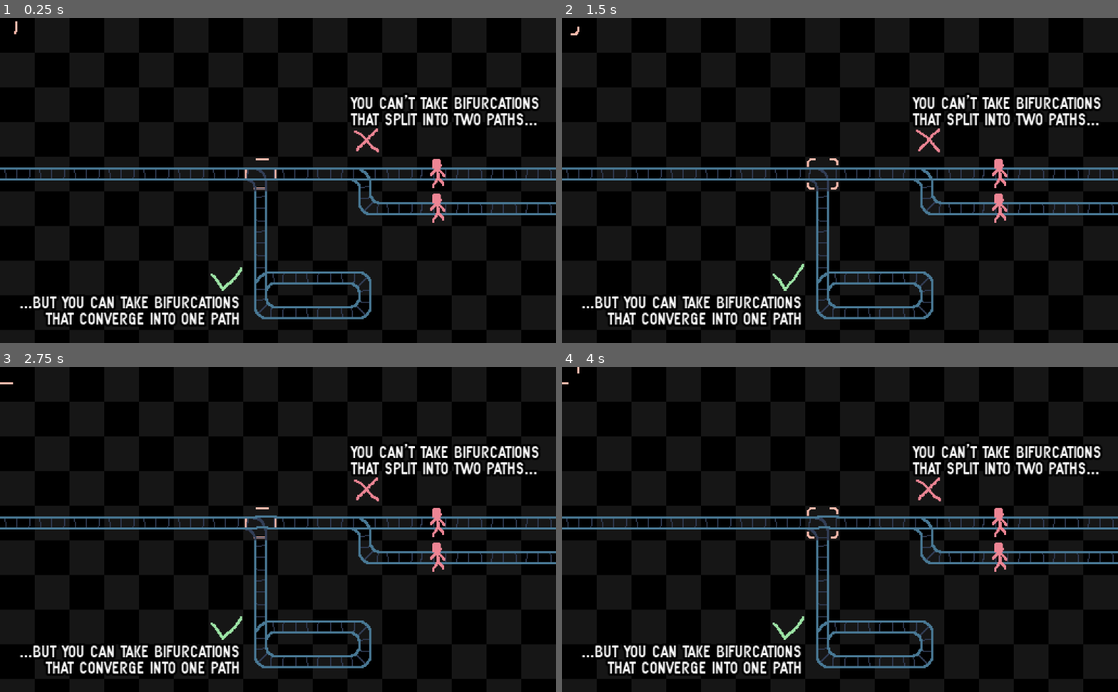
Above: before the commit, frames 1-4 (two rows, left to right).
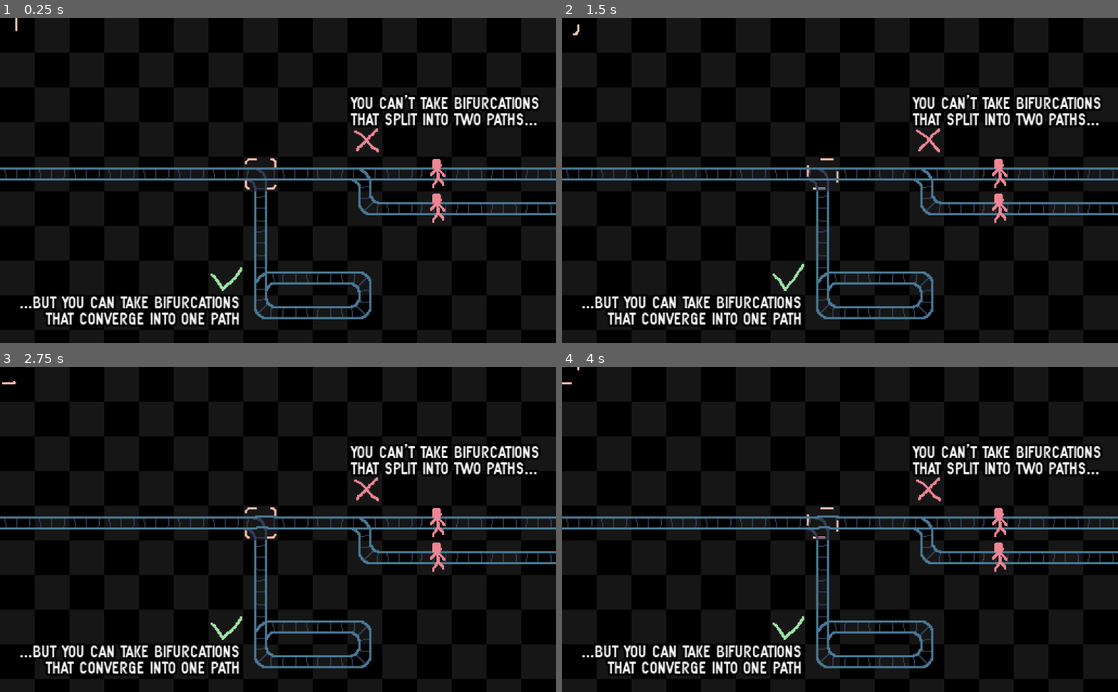
Above: after the commit, the same moments.

Repository: albertnez/ld50
Game: Godot game, scene res://scenes/levels/tutorial/bifurcation_direction.tscn
Same seed, same stepped clock (60 frames per second), same inputs: the game is played once before the commit and once after it. This scene is started directly instead of the project's main scene.
Inputs (mouse positions are in pixels of both pictures, inside the frame that each line leads up to):
- Up to frame 1 (0.25 s): no input
- Up to frame 2 (1.5 s): tap Enter (restart) at 0.5 s; move the mouse to (962, 164) at 0.52 s; hold Right (ui_right) 0.53-1.28 s; move the mouse to (728, 196) at 1.27 s; hold Down (ui_down) from 1.28 s (still down)
- Up to frame 3 (2.75 s): move the mouse to (333, 458) at 2.02 s; release Down (ui_down) at 2.03 s; hold Right (ui_right) from 2.03 s (still down)
- Up to frame 4 (4 s): tap Enter (restart) at 2.75 s; move the mouse to (812, 594) at 2.77 s; release Right (ui_right) at 2.78 s; hold F (fast_forward) 2.78-3.53 s; move the mouse to (1006, 578) at 3.52 s; hold Left (ui_left) from 3.53 s (still down)

The runs differ from the first frame. In frame 1, 0.1% of the frame differs, in the area x 2-50%, y 0-53%; in frame 2, 0.1%; in frame 3, 0.1%; in frame 4, 0.1%.

Commit message:
Fix lots of debugger warnings

Diff:
--- a/project.godot
+++ b/project.godot
@@ -52,6 +52,10 @@
 
 EventBus="*res://scenes/event_bus.gd"
 GlobalState="*res://scenes/global_state.gd"
+
+[debug]
+
+gdscript/warnings/unused_signal=false
 
 [display]
 
--- a/scenes/audio_controller.gd
+++ b/scenes/audio_controller.gd
@@ -8,12 +8,13 @@
 
 # Called when the node enters the scene tree for the first time.
 func _ready() -> void:
-	EventBus.connect("level_completed", $LevelUpPlayer, "play")
-	EventBus.connect("level_restart", $ClickPlayer, "play")
-	EventBus.connect("toggle", $TogglePlayer, "play")
-	EventBus.connect("person_crashed", $CrashPlayer, "play")
-	EventBus.connect("trolley_crashed", $CrashPlayer, "play")
-	EventBus.connect("trolley_killed_someone", $CrashPlayer, "play")
-	EventBus.connect("trolley_crash_with_trolley", $CrashPlayer, "play")
+	var _u = null  # Unused
+	_u = EventBus.connect("level_completed", $LevelUpPlayer, "play")
+	_u = EventBus.connect("level_restart", $ClickPlayer, "play")
+	_u = EventBus.connect("toggle", $TogglePlayer, "play")
+	_u = EventBus.connect("person_crashed", $CrashPlayer, "play")
+	_u = EventBus.connect("trolley_crashed", $CrashPlayer, "play")
+	_u = EventBus.connect("trolley_killed_someone", $CrashPlayer, "play")
+	_u = EventBus.connect("trolley_crash_with_trolley", $CrashPlayer, "play")
 
 	pass # Replace with function body.
--- a/scenes/event_bus.gd
+++ b/scenes/event_bus.gd
@@ -14,7 +14,7 @@
 signal trolley_crash_with_trolley()
 signal level_restart()
 signal new_level_waiting_for_trolley(seconds)
-signal trolley_created()
+signal trolley_created_later()
 signal person_crashed()
 signal toggle()
 signal level_completed()
--- a/scenes/levels/tutorial/bifurcation_direction.tscn
+++ b/scenes/levels/tutorial/bifurcation_direction.tscn
@@ -41,4 +41,7 @@
 current = false
 
 [node name="ActionHoverIndicator" parent="." index="5"]
-frame = 6
+frame = 5
+
+[node name="LevelTileHintSprite" parent="." index="7"]
+frame = 3
--- a/scenes/levels/tutorial/first_loop.tscn
+++ b/scenes/levels/tutorial/first_loop.tscn
@@ -20,7 +20,7 @@
 current = false
 
 [node name="ActionHoverIndicator" parent="." index="5"]
-frame = 1
+frame = 5
 
 [node name="LevelTileHintSprite" parent="." index="7"]
-frame = 9
+frame = 5
--- a/scenes/levels/tutorial/move_and_toggle.tscn
+++ b/scenes/levels/tutorial/move_and_toggle.tscn
@@ -32,7 +32,7 @@
 align = 1
 
 [node name="ActionHoverIndicator" parent="." index="5"]
-frame = 2
+frame = 4
 
 [node name="LevelTileHintSprite" parent="." index="7"]
 frame = 5
--- a/scenes/main_menu_handler.gd
+++ b/scenes/main_menu_handler.gd
@@ -7,7 +7,7 @@
 const MAIN_MENU_SCENE = preload("res://scenes/ui/menu.tscn")
 
 func _ready() -> void:
-	EventBus.connect("change_menu_scene", self, "_on_EventBus_change_menu_scene")
+	var _unused = EventBus.connect("change_menu_scene", self, "_on_EventBus_change_menu_scene")
 
 
 func _on_EventBus_change_menu_scene(target_scene: int, starting_level: int) -> void:
@@ -16,8 +16,10 @@
 			var world_scene : GameWorld = load("res://scenes/world.tscn").instance()
 			world_scene._current_level = starting_level
 			var new_pack := PackedScene.new()
-			new_pack.pack(world_scene)
-			get_tree().change_scene_to(new_pack)
+			if new_pack.pack(world_scene) != OK:
+				print("Error unpacking world_scene")
+			if get_tree().change_scene_to(new_pack) != OK:
+				print("Error changing scene to world_scene")
 		EventBus.TargetMenuScene.LEVEL_SELECT:
 			_current_menu_node.queue_free()
 			_current_menu_node = LEVEL_SELECT_SCENE.instance()
--- a/scenes/player.gd
+++ b/scenes/player.gd
@@ -13,7 +13,7 @@
 
 
 func _ready() -> void:
-	EventBus.connect("level_restart", self, "_on_Eventbus_level_restart")
+	var _unused = EventBus.connect("level_restart", self, "_on_Eventbus_level_restart")
 
 
 func set_toggle_is_visible(visible: bool) -> void:
--- a/scenes/tilemap.gd
+++ b/scenes/tilemap.gd
@@ -24,10 +24,10 @@
 	var pos: Vector2
 	var dir: Vector2
 
-	func _init(world_pos: Vector2, pos: Vector2, dir: Vector2):
-		self.world_pos = world_pos
-		self.pos = pos
-		self.dir = dir
+	func _init(new_world_pos: Vector2, new_pos: Vector2, new_dir: Vector2):
+		world_pos = new_world_pos
+		pos = new_pos
+		dir = new_dir
 
 # Array of TrolleySetup
 var _trolley_strarting_setup := []
@@ -186,10 +186,10 @@
 
 
 func _visited_cell_from_pos(pos: Vector2, from_dir: Vector2) -> VisitedCell:
-	var coord = get_cell_autotile_coord(pos.x, pos.y)
-	var x_flipped = is_cell_x_flipped(pos.x, pos.y)
-	var y_flipped = is_cell_y_flipped(pos.x, pos.y)
-	var transposed = is_cell_transposed(pos.x, pos.y)
+	var coord = get_cell_autotile_coord(int(pos.x), int(pos.y))
+	var x_flipped = is_cell_x_flipped(int(pos.x), int(pos.y))
+	var y_flipped = is_cell_y_flipped(int(pos.x), int(pos.y))
+	var transposed = is_cell_transposed(int(pos.x), int(pos.y))
 	return VisitedCell.new(coord, x_flipped, y_flipped, transposed, from_dir)
 
 
@@ -205,7 +205,7 @@
 		_visited_cells.erase(make_visited_cell_key(pos, i))
 	for line in _line_drawers.get_children():
 		(line as LineDrawer).remove_points_until(_pos_to_tile_center_world(pos))
-	_indicator_tilemap.set_cell(pos.x, pos.y, -1)
+	_indicator_tilemap.set_cell(int(pos.x), int(pos.y), -1)
 
 
 # We asume this is only called by trolley
@@ -287,13 +287,12 @@
 
 func is_out_of_bounds(world_pos: Vector2) -> bool:
 	var pos := world_to_map(world_pos)
-	return get_cell(pos.x, pos.y) == -1
+	return get_cell(int(pos.x), int(pos.y)) == -1
 
 
 # Returns the next place to go, or INF if bogus
 func get_tile_next_pos(pos: Vector2, from_dir: Vector2) -> Vector2:
-	var tileset_ind = get_cell(pos.x, pos.y)
-	var coord := get_cell_autotile_coord(pos.x, pos.y)
+	var coord := get_cell_autotile_coord(int(pos.x), int(pos.y))
 	var options = []  # List of Array Pairs of directions that you can come from.
 	if coord_is_bifurcation(coord):
 		options.append_array(TILEMAP_ENDPOINT_DIRS[coord].duplicate(true))
@@ -316,11 +315,11 @@
 
 func _apply_dirs_transpose_rotation(dirs: Array, cell_pos: Vector2) -> void:
 	for i in dirs.size():
-		if is_cell_transposed(cell_pos.x, cell_pos.y):
+		if is_cell_transposed(int(cell_pos.x), int(cell_pos.y)):
 			dirs[i] = Vector2(dirs[i].y, dirs[i].x)
-		if is_cell_x_flipped(cell_pos.x, cell_pos.y):
+		if is_cell_x_flipped(int(cell_pos.x), int(cell_pos.y)):
 			dirs[i].x *= -1
-		if is_cell_y_flipped(cell_pos.x, cell_pos.y):
+		if is_cell_y_flipped(int(cell_pos.x), int(cell_pos.y)):
 			dirs[i].y *= -1
 
 
@@ -344,7 +343,7 @@
 func get_next_world_pos(tile_world_pos: Vector2, prev_tile_world_pos: Vector2 = Vector2.INF) -> Vector2:
 	var pos := world_to_map(tile_world_pos)
 	var prev_pos := world_to_map(prev_tile_world_pos)
-	var coord := get_cell_autotile_coord(pos.x, pos.y)
+	var coord := get_cell_autotile_coord(int(pos.x), int(pos.y))
 	var points = TILEMAP_ENDPOINT_DIRS[coord].duplicate(true)
 	var from_dir = get_from_dir(pos, prev_pos)
 
@@ -372,7 +371,7 @@
 
 func is_world_pos_a_toggable_tile(world_pos: Vector2) -> bool:
 	var pos := world_to_map(world_pos)
-	var coord := get_cell_autotile_coord(pos.x, pos.y)
+	var coord := get_cell_autotile_coord(int(pos.x), int(pos.y))
 	return is_autotile_coord_toggable(coord)
 
 
@@ -391,7 +390,7 @@
 	# Not sure what unset the camera.current
 	if not _camera.current:
 		_camera.current = true
-	EventBus.connect("trolley_created", self, "_on_EventBus_trolley_created")
+	var _unused = EventBus.connect("trolley_created_later", self, "_on_EventBus_trolley_created_later")
 	if not trolley_waits_for_player():
 		_start_warning_sign(TROLLEY_WAIT_TIME)
 
@@ -441,7 +440,7 @@
 	_trolley_warning_timer.start(seconds)
 
 
-func _on_EventBus_trolley_created() -> void:
+func _on_EventBus_trolley_created_later() -> void:
 	if _warning_shown:
 		return
 	_start_warning_sign(1.0)
--- a/scenes/tilemap.tscn
+++ b/scenes/tilemap.tscn
@@ -190,7 +190,6 @@
 
 [node name="ActionHoverIndicator" type="AnimatedSprite" parent="."]
 frames = SubResource( 26 )
-frame = 7
 playing = true
 
 [node name="TrolleyWarningTimer" type="Timer" parent="."]
@@ -201,7 +200,7 @@
 show_behind_parent = true
 scale = Vector2( 0.91, 0.91 )
 frames = SubResource( 15 )
-frame = 7
+frame = 6
 playing = true
 
 [node name="LineDrawers" type="Node2D" parent="."]
--- a/scenes/trolley.gd
+++ b/scenes/trolley.gd
@@ -1,7 +1,7 @@
 extends Area2D
 class_name Trolley
 
-export (float, 10, 100, 5) var SPEED = 32
+export (float, 10.0, 100.0, 5.0) var SPEED = 32.0
 export (float, 0.1, 5.0, 0.1) var SECONDS_PER_CELL = 1.0
 export (float, 1.0, 3.0, 0.1) var FAST_SPEED_MODIFIER = 1.8
 
@@ -59,10 +59,11 @@
 
 
 func _ready() -> void:
-	EventBus.connect("trolley_crashed", self, "_handle_trolley_crash", [TrolleyMoveStrategy.STRAIGHT_LINE])
-	EventBus.connect("trolley_killed_someone", self, "_handle_trolley_crash", [TrolleyMoveStrategy.FOLLOW_TRACK])
-	EventBus.connect("trolley_crash_with_trolley", self, "_handle_trolley_crash", [TrolleyMoveStrategy.FOLLOW_TRACK])
-	EventBus.connect("person_crashed", self, "_handle_trolley_crash", [TrolleyMoveStrategy.FOLLOW_TRACK])
+	var _s = null
+	_s = EventBus.connect("trolley_crashed", self, "_handle_trolley_crash", [TrolleyMoveStrategy.STRAIGHT_LINE])
+	_s = EventBus.connect("trolley_killed_someone", self, "_handle_trolley_crash", [TrolleyMoveStrategy.FOLLOW_TRACK])
+	_s = EventBus.connect("trolley_crash_with_trolley", self, "_handle_trolley_crash", [TrolleyMoveStrategy.FOLLOW_TRACK])
+	_s = EventBus.connect("person_crashed", self, "_handle_trolley_crash", [TrolleyMoveStrategy.FOLLOW_TRACK])
 
 	add_to_group("Trolley")
 	pass
--- a/scenes/ui/button_hover_gets_focused.gd
+++ b/scenes/ui/button_hover_gets_focused.gd
@@ -8,5 +8,4 @@
 
 # Called when the node enters the scene tree for the first time.
 func _ready() -> void:
-	connect("mouse_entered", self, "grab_focus")
-	pass # Replace with function body.
+	var _s = connect("mouse_entered", self, "grab_focus")
--- a/scenes/ui/game_ui.gd
+++ b/scenes/ui/game_ui.gd
@@ -12,14 +12,14 @@
 
 
 func _ready() -> void:
-	EventBus.connect("level_restart", self, "_on_EventBus_level_restart")
-	EventBus.connect("new_level_waiting_for_trolley", self, "_on_EventBus_new_level_waiting_for_trolley")
-	EventBus.connect("trolley_created", self, "_on_EventBus_trolley_created")
-	EventBus.connect("level_completed", self, "_on_EventBus_level_completed")
-	EventBus.connect("trolley_crashed", self, "_on_game_over", ["The trolley crashed off piste!", false])
-	EventBus.connect("person_crashed", self, "_on_game_over", ["You died!", false])
-	EventBus.connect("trolley_killed_someone", self, "_on_game_over", ["The trolley killed someone", true])
-	EventBus.connect("trolley_crash_with_trolley", self, "_on_game_over", ["The trolleys crashed with each other!", true])
+	var _u = null  # Unused
+	_u = EventBus.connect("level_restart", self, "_on_EventBus_level_restart")
+	_u = EventBus.connect("new_level_waiting_for_trolley", self, "_on_EventBus_new_level_waiting_for_trolley")
+	_u = EventBus.connect("level_completed", self, "_on_EventBus_level_completed")
+	_u = EventBus.connect("trolley_crashed", self, "_on_game_over", ["The trolley crashed off piste!", false])
+	_u = EventBus.connect("person_crashed", self, "_on_game_over", ["You died!", false])
+	_u = EventBus.connect("trolley_killed_someone", self, "_on_game_over", ["The trolley killed someone", true])
+	_u = EventBus.connect("trolley_crash_with_trolley", self, "_on_game_over", ["The trolleys crashed with each other!", true])
 
 
 func _on_game_over(msg: String, killed_someone: bool) -> void:
@@ -46,7 +46,7 @@
 	_level_completed.show()
 
 
-func _process(delta: float) -> void:
+func _process(_delta: float) -> void:
 	if Input.is_action_just_pressed("fast_forward"):
 		_fast_forward_button.pressed = not _fast_forward_button.pressed
 
--- a/scenes/ui/level_select.gd
+++ b/scenes/ui/level_select.gd
@@ -13,12 +13,12 @@
 	var ind = 0
 	var target_size := Vector2(LEVEL_BUTTON_SIZE, LEVEL_BUTTON_SIZE)
 	for level_item in GlobalState.LEVEL_LIST:
-		var level := level_item as Resource
 		var button := Button.new()
 		button.text = str(ind).pad_zeros(2)
 		button.set_script(BUTTON_HOVER_GETS_FOCUSED)
-		button.connect("pressed", self, "_on_LevelButton_pressed", [ind])
-		button.connect("focus_entered", self, "_on_LevelButton_focus_entered", [ind])
+		var _u = null  # Unused connect return value
+		_u = button.connect("pressed", self, "_on_LevelButton_pressed", [ind])
+		_u = button.connect("focus_entered", self, "_on_LevelButton_focus_entered", [ind])
 		_grid_container.add_child(button)
 		if ind == 0:
 			button.grab_focus()
--- a/scenes/vfx/line_drawer.gd
+++ b/scenes/vfx/line_drawer.gd
@@ -64,5 +64,5 @@
 	pass
 
 
-func _process(delta: float) -> void:
+func _process(_delta: float) -> void:
 	update()
--- a/scenes/world.gd
+++ b/scenes/world.gd
@@ -14,10 +14,11 @@
 const trolley_packed_scene := preload("res://scenes/trolley.tscn")
 
 func _ready() -> void:
-	EventBus.connect("trolley_created", self, "_on_EventBus_trolley_created")
-	EventBus.connect("person_crashed", self, "_on_EventBus_person_crashed")
-	EventBus.connect("level_restart", self, "_on_EventBus_level_restart")
-	EventBus.connect("level_completed", self, "_on_EventBus_level_completed")
+	var _s = null
+	_s = EventBus.connect("trolley_created_later", _trolley_timer, "start", [1.0])
+	_s = EventBus.connect("person_crashed", self, "_on_EventBus_person_crashed")
+	_s = EventBus.connect("level_restart", self, "_on_EventBus_level_restart")
+	_s = EventBus.connect("level_completed", self, "_on_EventBus_level_completed")
 
 	EventBus.emit_signal("level_restart")
 
@@ -46,7 +47,7 @@
 		_trolleys.add_child(trolley)
 		trolley.set_process(false)
 	_tilemap.set_trolleys_for_vfx(_trolleys.get_children())
-	if not _tilemap.trolley_waits_for_player():
+	if not _tilemap.trolley_waits_for_player() and not GlobalState.in_main_menu:
 		# On Menu, trolley starts upon player action
 		_trolley_timer.start(_tilemap.TROLLEY_WAIT_TIME)
 
@@ -54,11 +55,12 @@
 func _unhandled_input(event: InputEvent) -> void:
 	if event.is_action_pressed("ui_cancel"):
 		get_tree().set_input_as_handled()
-		get_tree().change_scene_to(load("res://scenes/main_menu_handler.tscn"))
+		if get_tree().change_scene_to(load("res://scenes/main_menu_handler.tscn")) != OK:
+			print("Error going from game to menu")
 		return
 
 
-func _process(delta: float) -> void:
+func _process(_delta: float) -> void:
 	var player_toggled = false
 
 	var player_can_toggle = (
@@ -79,7 +81,7 @@
 		player_toggled and
 		not _toggle_triggered_trolley_already)
 	if create_trolley:
-		EventBus.emit_signal("trolley_created")
+		EventBus.emit_signal("trolley_created_later")
 		_toggle_triggered_trolley_already = true
 
 	if GlobalState.in_true_end:
@@ -94,15 +96,6 @@
 			_next_level()
 		else:
 			EventBus.emit_signal("level_restart")
-
-
-func _on_LevelStartTrolleyTimer_timeout() -> void:
-	EventBus.emit_signal("trolley_created")
-
-
-func _on_EventBus_trolley_created() -> void:
-	for trolley in _trolleys.get_children():
-		(trolley as Trolley).reset(_tilemap)
 
 
 func _on_EventBus_level_restart() -> void:
@@ -122,3 +115,8 @@
 func _next_level():
 	_current_level += 1
 	EventBus.emit_signal("level_restart")
+
+
+func _on_Any_trolley_created_later() -> void:
+	for trolley in _trolleys.get_children():
+		(trolley as Trolley).reset(_tilemap)
--- a/scenes/world.tscn
+++ b/scenes/world.tscn
@@ -52,4 +52,4 @@
 
 [node name="GameUI" parent="CanvasLayer" instance=ExtResource( 5 )]
 
-[connection signal="timeout" from="LevelStartTrolleyTimer" to="." method="_on_LevelStartTrolleyTimer_timeout"]
+[connection signal="timeout" from="LevelStartTrolleyTimer" to="." method="_on_Any_trolley_created_later"]
